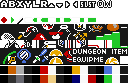
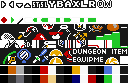
Before/after of a 128×83 layered artwork. What changed in the layer stack:
painted on "chrs" over <box>0,0,96,8</box>
